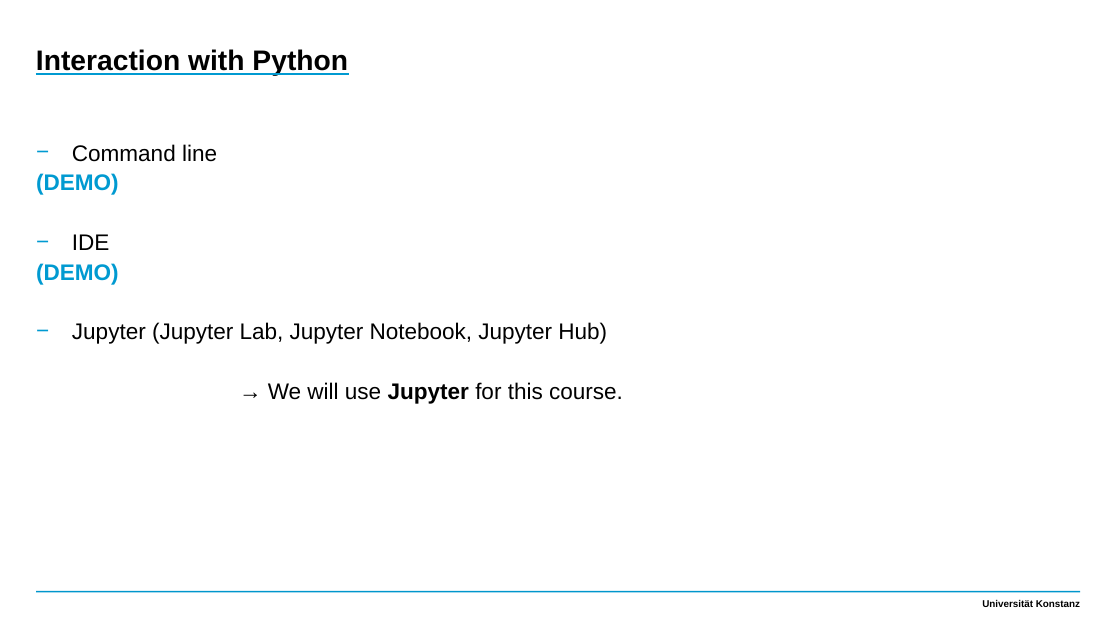
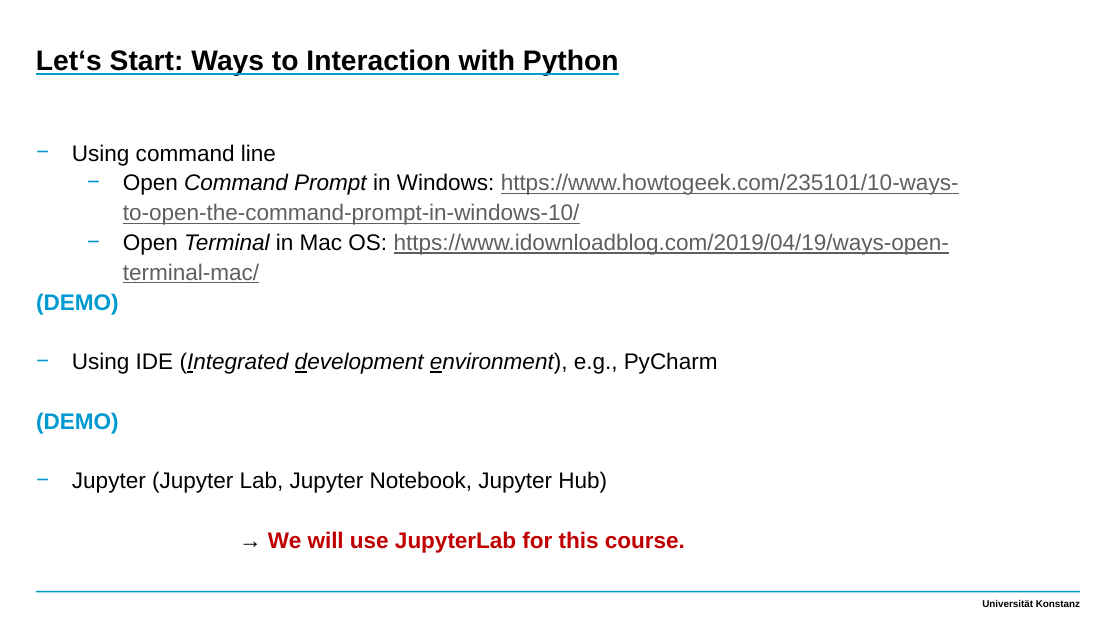
Before and after one commit to qi-yu/teaching-materials-python, a slide deck: slide 7 of slides/1_introduction.pptx. Drawn at 1120x630 pixels with LibreOffice and Linux fonts; fonts in the diff are those of the drawing. Boxes give left, top, right and bottom in pixels: in the first picture for what was removed or moved away, otherwise in the second. Text is boxed around its words. In the diff, an @@ line names an element or a change of style, - is before the commit and + after.

```diff
--- a/slides/1_introduction.pptx
+++ b/slides/1_introduction.pptx
@@ text at [36, 49, 619, 76]: text changed @@
-Interaction with Python
+Let‘s Start: Ways to Interaction with Python
@@ text at [72, 144, 959, 283]: text changed; text colour #000000 to #5F5F5F @@
-    − Command line
+    − Using command line
+      − Open Command Prompt in Windows: https://www.howtogeek.com/235101/10-ways-to-open-the-command-prompt-in-windows-10/
+      − Open Terminal in Mac OS: https://www.idownloadblog.com/2019/04/19/ways-open-terminal-mac/
@@ text at [72, 352, 718, 374]: text changed; italic on @@
-    − IDE
+    − Using IDE (Integrated development environment), e.g., PyCharm
@@ text at [268, 531, 685, 553]: text changed; text colour #000000 to #C00000; bold on @@
-→ We will use Jupyter for this course.
+→ We will use JupyterLab for this course.
```
Also in this commit, not shown: 4 other slides changed, 1 other file.
